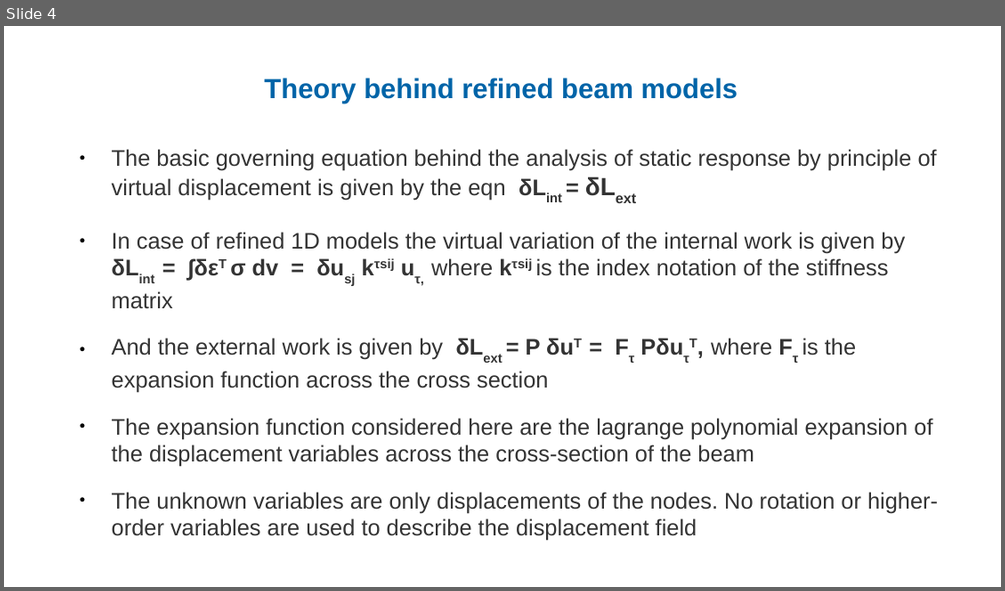
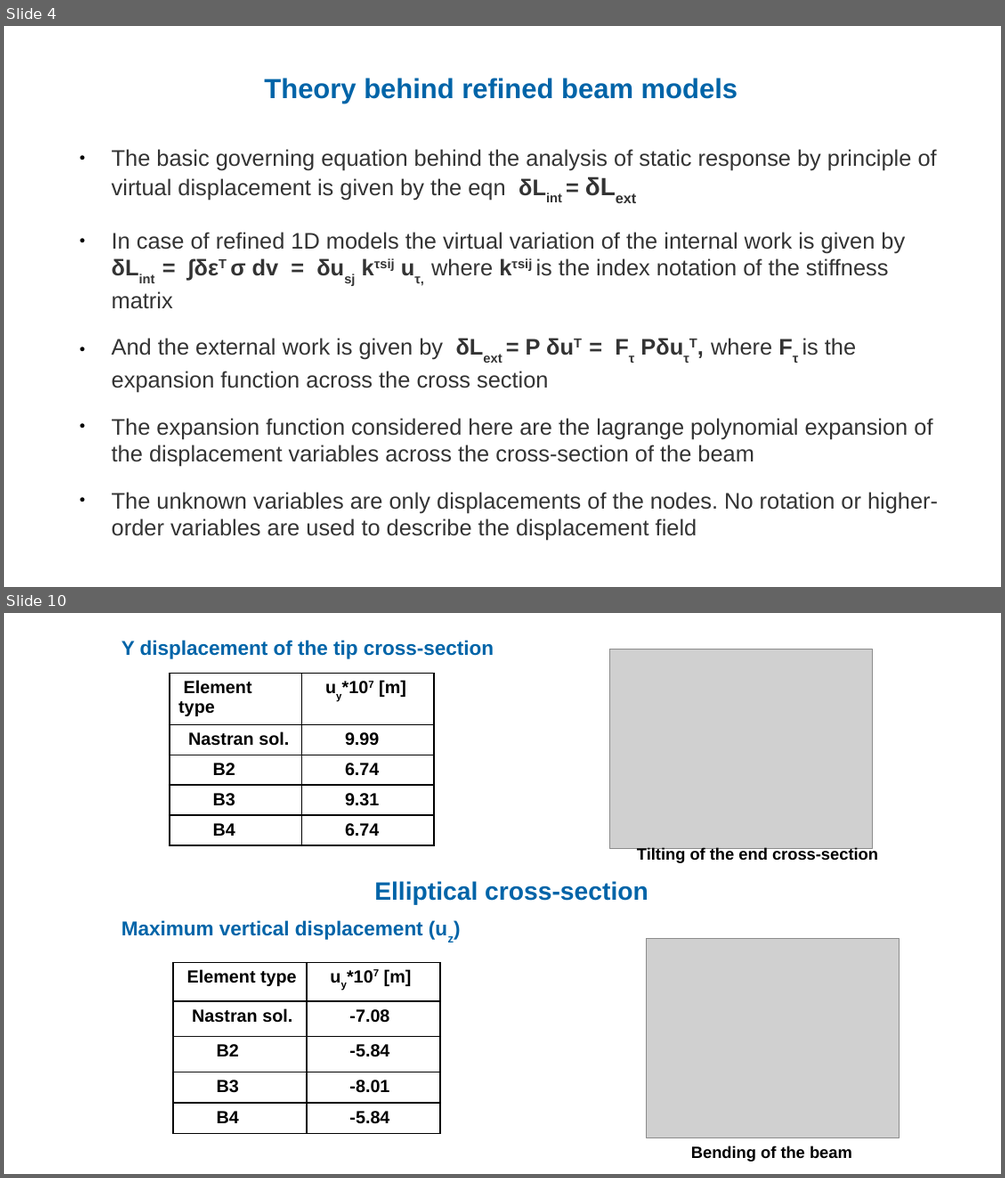
Before and after one commit to ARUN-PRAKASH-95/PPP-presentations, a slide deck: PPPSS19_63876_ARUN_PRAKASH_GANAPATHY.odp. Shown one above the other, each under a label of ours: slide 4 before the commit, slides 4 and 10 after it; the slides between them are not shown. The pictures are 1005x591 and 1005x1178 pixels, drawn with LibreOffice and Linux fonts; fonts in the diff are those of the drawing; grey boxes stand for pictures; background and template pictures are left out. Boxes give left, top, right and bottom in pixels: in the first picture for what was removed or moved away, otherwise in the second. Text is boxed around its words. In the diff, an @@ line names an element or a change of style, - is before the commit and + after.

```diff
--- a/PPPSS19_63876_ARUN_PRAKASH_GANAPATHY.odp
+++ b/PPPSS19_63876_ARUN_PRAKASH_GANAPATHY.odp
@@ slide 10 added at (x1=4, y1=613, x2=1001, y2=1174), background #FFFFFF @@
@@ text added at (x1=121, y1=640, x2=494, y2=659), 16 pt, text #0064A8, bold @@
+Y displacement of the tip cross-section
@@ picture added at (x1=610, y1=649, x2=873, y2=848) @@
@@ table added at (x1=170, y1=674, x2=434, y2=842), 5 rows, 2 columns @@
+Element type | uy*107 [m]
+Nastran sol. | 9.99
+B2 | 6.74
+B3 | 9.31
+B4 | 6.74
@@ text added at (x1=637, y1=847, x2=878, y2=863), 13 pt, text #000000, bold @@
+Tilting of the end cross-section
@@ text added at (x1=374, y1=881, x2=648, y2=905), 20 pt, text #0064A8, bold @@
+Elliptical cross-section
@@ text added at (x1=121, y1=920, x2=423, y2=940), 16 pt, text #0064A8, bold @@
+Maximum vertical displacement (uz)
@@ picture added at (x1=647, y1=939, x2=899, y2=1137) @@
@@ table added at (x1=173, y1=962, x2=440, y2=1133), 5 rows, 2 columns @@
+Element type | uy*107 [m]
+Nastran sol. | -7.08
+B2 | -5.84
+B3 | -8.01
+B4 | -5.84
@@ text added at (x1=691, y1=1145, x2=852, y2=1161), 13 pt, text #000000, bold @@
+Bending of the beam
```
Also in this commit, not shown: 8 slides changed, 1 other slide added, 2 other files.
